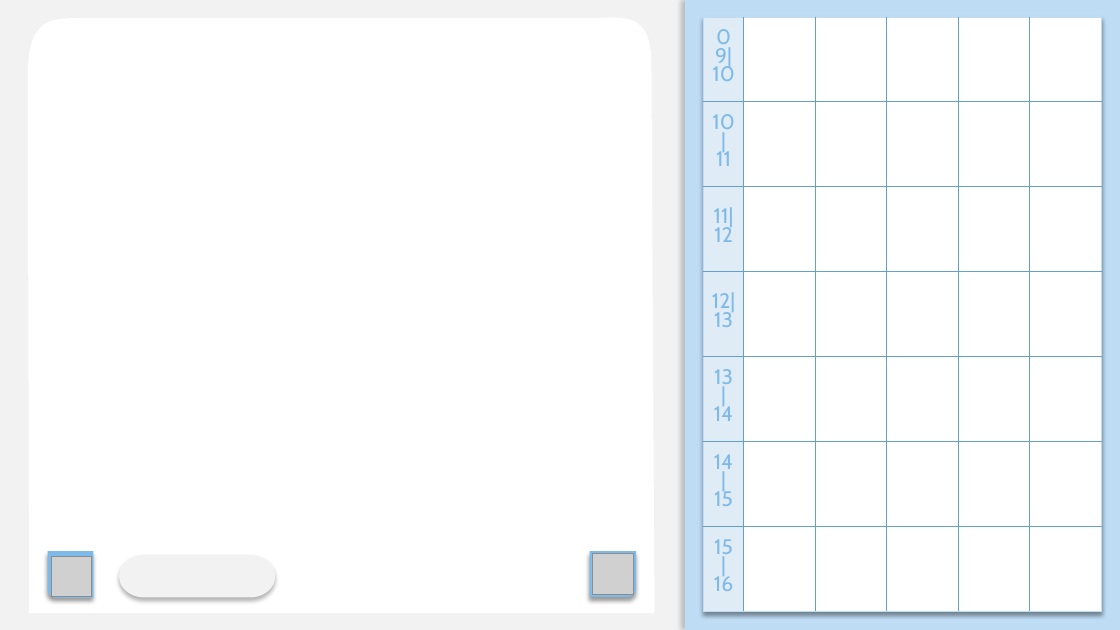
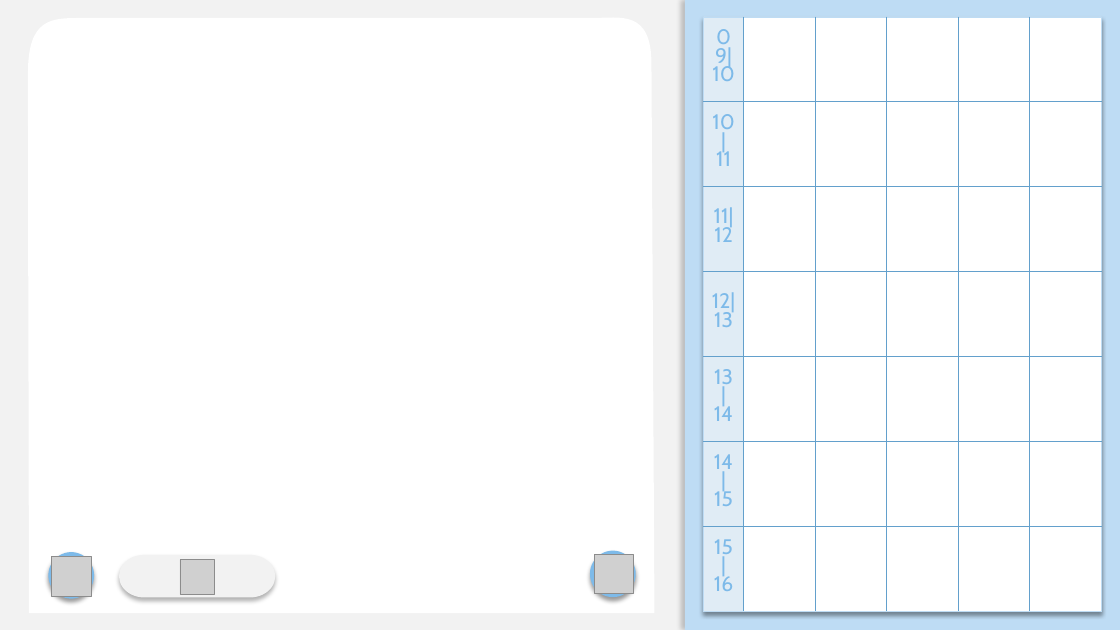
Before and after one commit to Rhapsody027/NCCU-Course-System-2.0, a slide deck: slide 2 of src/main/resources/nccu/GUI.pptx. Drawn at 1120x630 pixels with LibreOffice and Linux fonts; fonts in the diff are those of the drawing; grey boxes stand for pictures; background and template pictures are left out. Boxes give left, top, right and bottom in pixels: in the first picture for what was removed or moved away, otherwise in the second. Text is boxed around its words. In the diff, an @@ line names an element or a change of style, - is before the commit and + after.

```diff
--- a/src/main/resources/nccu/GUI.pptx
+++ b/src/main/resources/nccu/GUI.pptx
@@ ellipse at <box>49,552,94,598</box>: round rect to ellipse; rotation 180 to 0 degrees @@
@@ picture added at <box>180,560,214,594</box> @@
@@ ellipse at <box>590,551,635,597</box>: round rect to ellipse; rotation 90 to 0 degrees @@
```
Also in this commit, not shown: 1 other slide changed, 20 other files.
